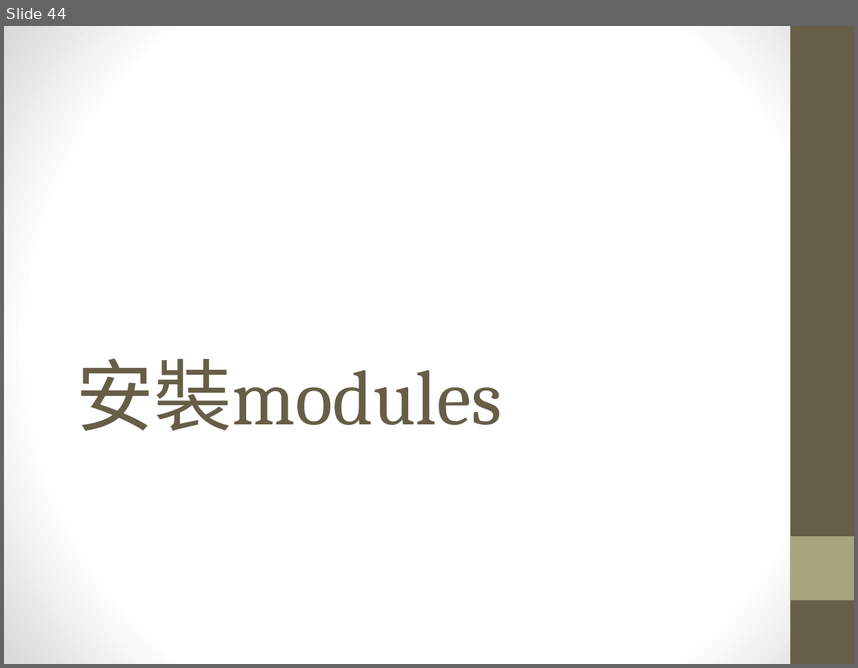
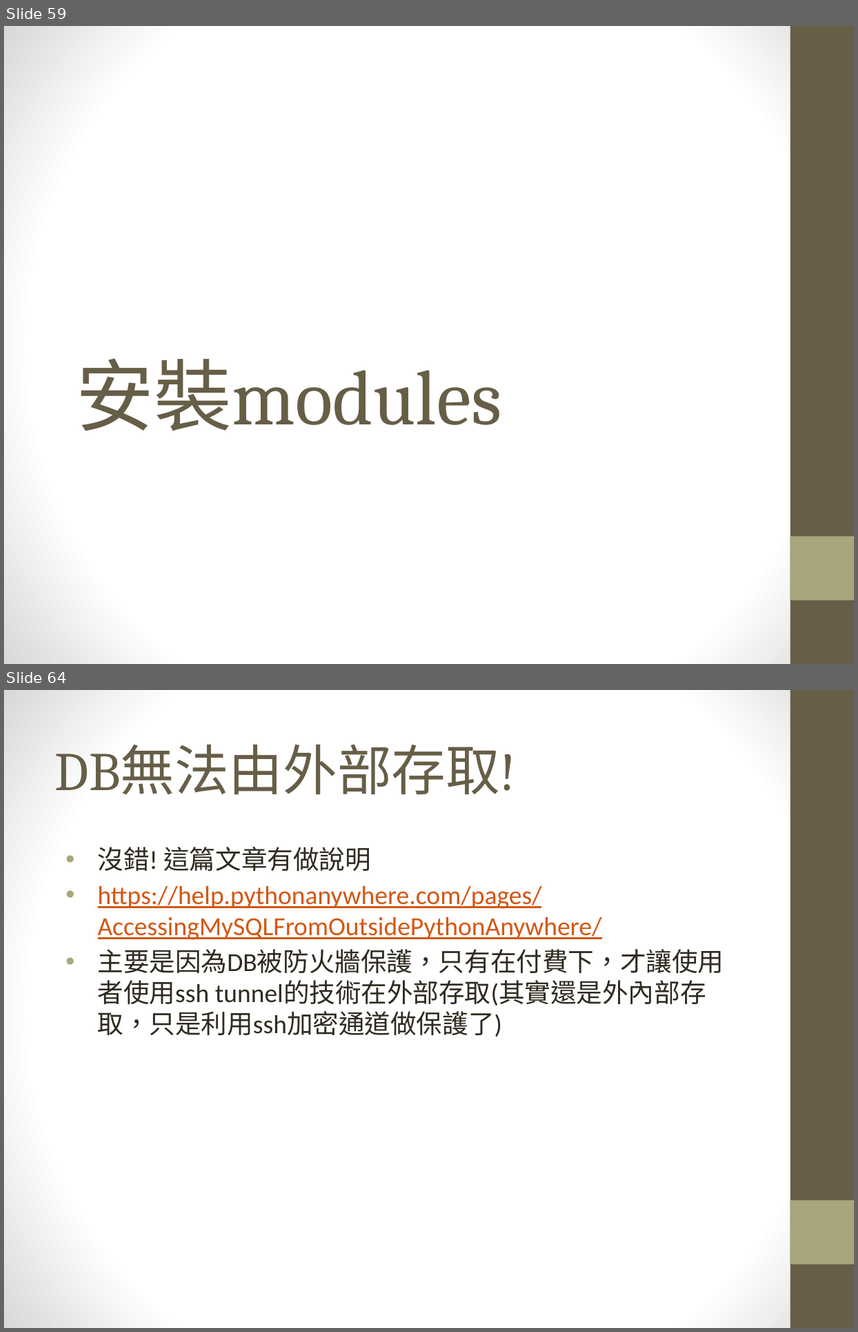
Before and after one commit to maloyang/KH20220820_Python_ML_DL, a slide deck: W05/W05_skl2web.pptx. Shown one above the other, each under a label of ours: slide 44 before the commit, slides 59 and 64 after it; the slides between them are not shown. The pictures are 858x668 and 858x1332 pixels, drawn with LibreOffice and Linux fonts; fonts in the diff are those of the drawing. Boxes give left, top, right and bottom in pixels: in the first picture for what was removed or moved away, otherwise in the second. Text is boxed around its words. In the diff, an @@ line names an element or a change of style, - is before the commit and + after.

```diff
--- a/W05/W05_skl2web.pptx
+++ b/W05/W05_skl2web.pptx
@@ slide 64 added at (4, 690, 854, 1328), background gradient #FFFFFF to #D8D8D8; not listed: 2 template elements that a slide beside it also shows @@
@@ title added at (55, 744, 516, 795), 46 pt, text #675E47 @@
+DB無法由外部存取!
@@ text added at (98, 847, 724, 1036), 22 pt, text #2F2B20 @@
+• 沒錯! 這篇文章有做說明
+• https://help.pythonanywhere.com/pages/AccessingMySQLFromOutsidePythonAnywhere/
+• 主要是因為DB被防火牆保護，只有在付費下，才讓使用者使用ssh tunnel的技術在外部存取(其實還是外內部存取，只是利用ssh加密通道做保護了)
@@ what was slide 44 is now slide 59 @@
```
Also in this commit, not shown: 1 slide changed, 20 other slides added, 12 other files.
